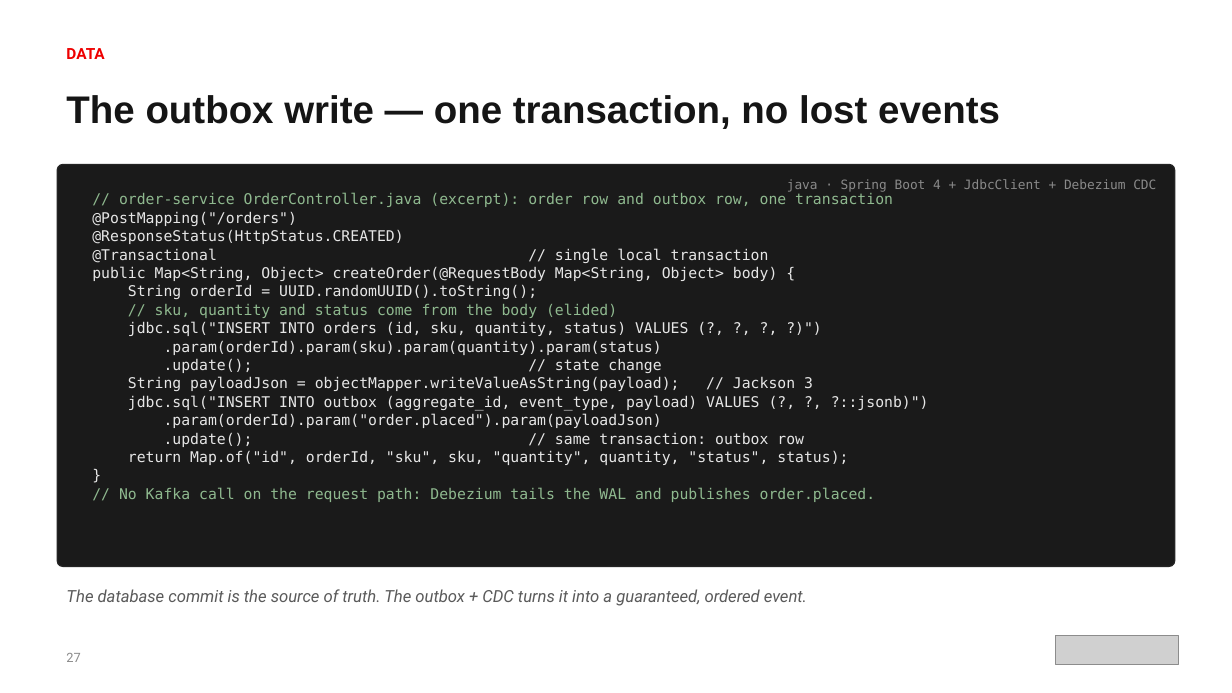
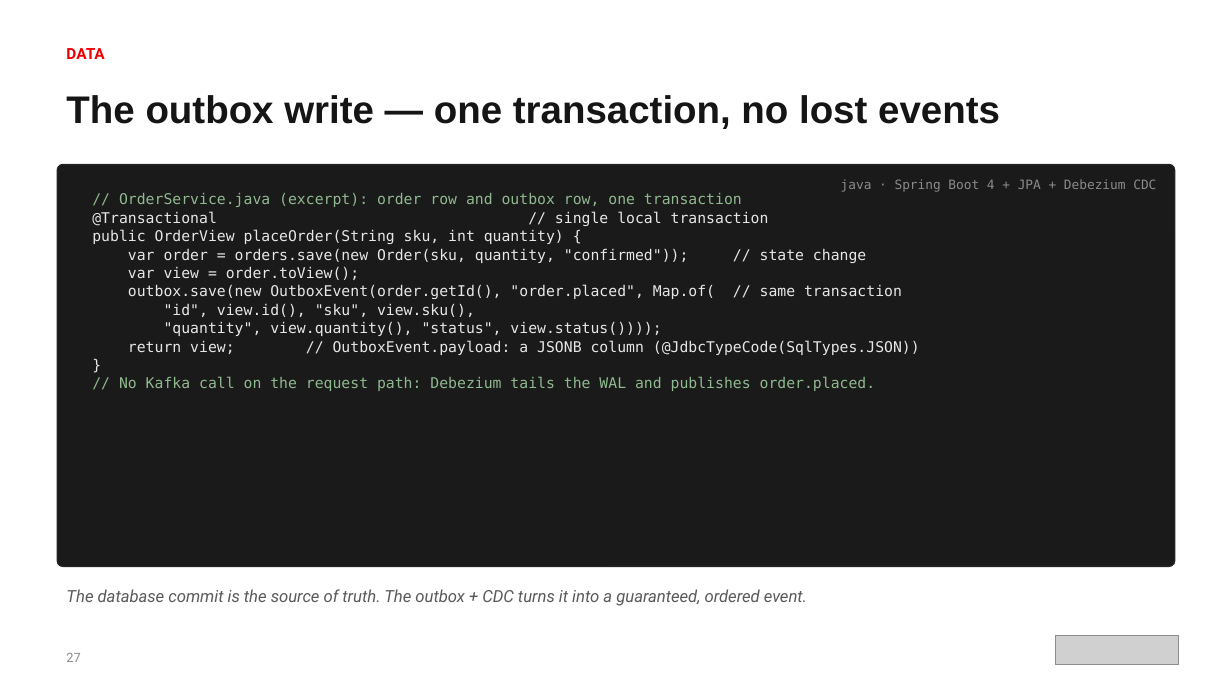
Before and after one commit to patterncatalyst/cloud-native-design-patterns, a slide deck: slide 32 of lgtm-presentation/Designing-Cloud-Native-APIs-Spring.pptx. Drawn at 1232x693 pixels with LibreOffice and Linux fonts; fonts in the diff are those of the drawing; grey boxes stand for pictures. Boxes give left, top, right and bottom in pixels: in the first picture for what was removed or moved away, otherwise in the second. Text is boxed around its words. In the diff, an @@ line names an element or a change of style, - is before the commit and + after.

Commit message:
docs(deck): Spring deck follows the idiomatic examples (S13)

```diff
--- a/lgtm-presentation/Designing-Cloud-Native-APIs-Spring.pptx
+++ b/lgtm-presentation/Designing-Cloud-Native-APIs-Spring.pptx
@@ text at <box>841,179,1156,192</box>: text changed @@
-java · Spring Boot 4 + JdbcClient + Debezium CDC
+java · Spring Boot 4 + JPA + Debezium CDC
@@ text at <box>119,193,742,207</box>: text changed @@
-// order-service OrderController.java (excerpt): order row and outbox row, one transaction
-@PostMapping("/orders")
-@ResponseStatus(HttpStatus.CREATED)
+// OrderService.java (excerpt): order row and outbox row, one transaction
@@ text at <box>92,229,920,355</box>: text changed @@
-public Map<String, Object> createOrder(@RequestBody Map<String, Object> body) {
-String orderId = UUID.randomUUID().toString();
-// sku, quantity and status come from the body (elided)
-jdbc.sql("INSERT INTO orders (id, sku, quantity, status) VALUES (?, ?, ?, ?)")
-.param(orderId).param(sku).param(quantity).param(status)
-.update(); // state change
-String payloadJson = objectMapper.writeValueAsString(payload); // Jackson 3
-jdbc.sql("INSERT INTO outbox (aggregate_id, event_type, payload) VALUES (?, ?, ?::jsonb)")
-.param(orderId).param("order.placed").param(payloadJson)
-.update(); // same transaction: outbox row
-return Map.of("id", orderId, "sku", sku, "quantity", quantity, "status", status);
+public OrderView placeOrder(String sku, int quantity) {
+var order = orders.save(new Order(sku, quantity, "confirmed")); // state change
+var view = order.toView();
+outbox.save(new OutboxEvent(order.getId(), "order.placed", Map.of( // same transaction
+"id", view.id(), "sku", view.sku(),
+"quantity", view.quantity(), "status", view.status())));
+return view; // OutboxEvent.payload: a JSONB column (@JdbcTypeCode(SqlTypes.JSON))
```
Also in this commit, not shown: 8 other slides changed, 2 other files.
